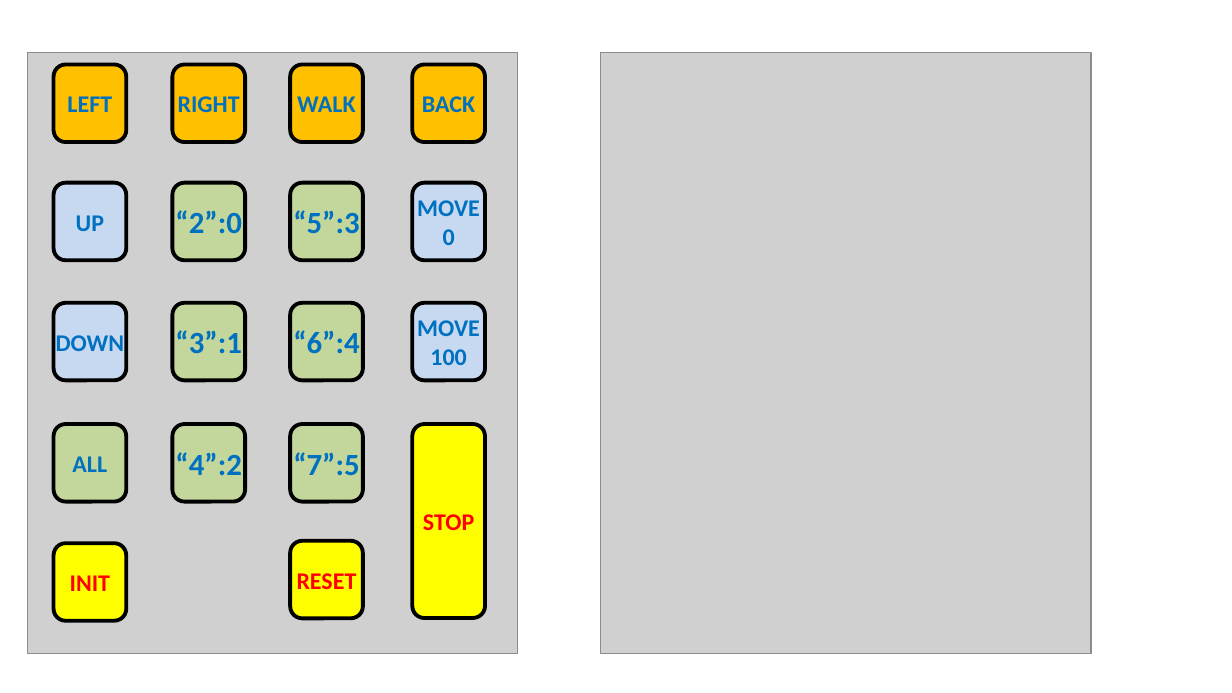
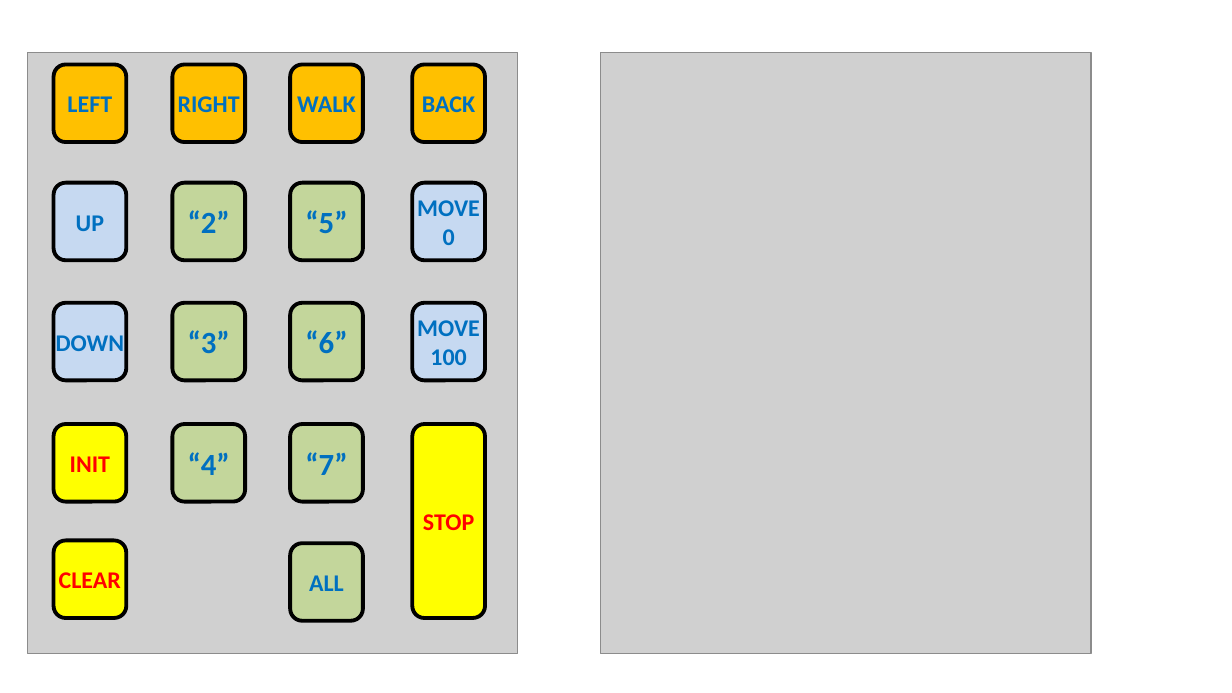
Before and after one commit to RobotTeam2/rMule, a slide deck: slide 2 of motion_ctrl/10key_command.pptx (slide 1 before the commit). Drawn at 1232x693 pixels with LibreOffice and Linux fonts; fonts in the diff are those of the drawing; grey boxes stand for pictures. Boxes give left, top, right and bottom in pixels: in the first picture for what was removed or moved away, otherwise in the second. Text is boxed around its words. In the diff, an @@ line names an element or a change of style, - is before the commit and + after.

```diff
--- a/motion_ctrl/10key_command.pptx
+++ b/motion_ctrl/10key_command.pptx
@@ text in rounded rectangle at (x1=188, y1=210, x2=230, y2=233): text changed @@
-“2”:0
+“2”
@@ text in rounded rectangle at (x1=305, y1=210, x2=347, y2=233): text changed @@
-“5”:3
+“5”
@@ text in rounded rectangle at (x1=188, y1=330, x2=230, y2=353): text changed @@
-“3”:1
+“3”
@@ text in rounded rectangle at (x1=305, y1=330, x2=347, y2=354): text changed @@
-“6”:4
+“6”
@@ rounded rectangle "INIT" moved from (x1=54, y1=543, x2=127, y2=621) to (x1=54, y1=424, x2=127, y2=501) @@
@@ text in rounded rectangle at (x1=188, y1=452, x2=230, y2=475): text changed @@
-“4”:2
+“4”
@@ text in rounded rectangle at (x1=305, y1=452, x2=347, y2=475): text changed @@
-“7”:5
+“7”
@@ rounded rectangle "CLEAR" moved from (x1=291, y1=541, x2=363, y2=618) to (x1=54, y1=541, x2=127, y2=618) @@
@@ rounded rectangle "ALL" moved from (x1=54, y1=424, x2=127, y2=501) to (x1=291, y1=543, x2=363, y2=621) @@
@@ text in rounded rectangle at (x1=59, y1=572, x2=121, y2=588): text changed @@
-RESET
+CLEAR
```
Also in this commit, not shown: 1 other slide changed.
